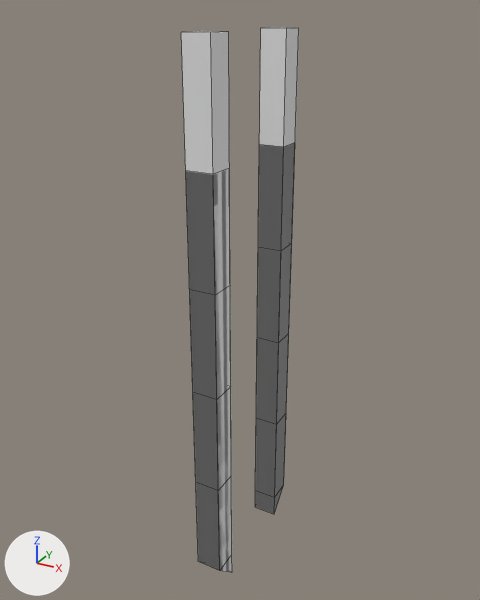
The Blender file models/editor/fizzler_shapes/shapes.blend as it was, and as the next commit left it.
Rendered twice from a camera (50 mm lens) standing at (349.0, -647.0, 596.0) and looking at (-12.0, 8.0, 269.0). Lighting does not change. The marker at lower left points along +X, +Y and +Z. Mesh edges are drawn as thin lines. Materials are left out; every surface is plain grey.

The first picture shows 'standing_1_ref', 'standing_2_ref', 'standing_3_ref', 'standing_4_ref', 'standing_5_ref'.
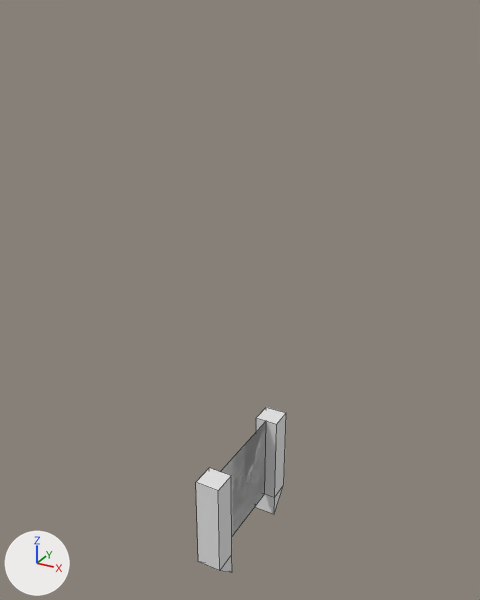
Changed parts and their boxes (x1, y1, x2, y2) in the pictures (480 x 600 px):
'standing_5_ref', hidden: before (181, 27, 299, 570)
'standing_4_ref', hidden: before (186, 144, 295, 572)
'standing_1_ref', reshaped: before (196, 414, 286, 571); after (196, 407, 286, 572)
'standing_3_ref', hidden: before (190, 245, 292, 569)
'standing_2_ref', hidden: before (193, 334, 289, 491)
part 1 of me_cube, added: after (221, 422, 266, 536)

What the commit changed:
me_cube has 24 vertices, 18 faces and spans x -16.0..16.0, y -96.0..96.0, z -96.0..64.0.
me_cube is used by ob_standing_1_ref; location (0.0, 0.0, 0.0).
Verts and faces of me_cube; kept vertices keep their numbers, new ones are numbered from 24.
Part 1, on me_cube:
New vertex 24 is at (0.0, -64.0, -64.0).
New vertex 25 is at (0.0, -64.0, 64.0), pixel (220, 471).
New vertex 26 is at (0.0, -64.0, -64.0).
New vertex 27 is at (0.0, -64.0, 64.0), pixel (220, 471).
New vertices 28 to 31 stand at vertices 24 to 27, in that order, plus (0.0, 128.0, 0.0).
New faces: (24, 25, 29, 28), (26, 30, 31, 27).
Object 'standing_2_ref' (ob_standing_2_ref) is now hidden.
Object 'standing_3_ref' (ob_standing_3_ref) is now hidden.
Object 'standing_4_ref' (ob_standing_4_ref) is now hidden.
Object 'standing_5_ref' (ob_standing_5_ref) is now hidden.
